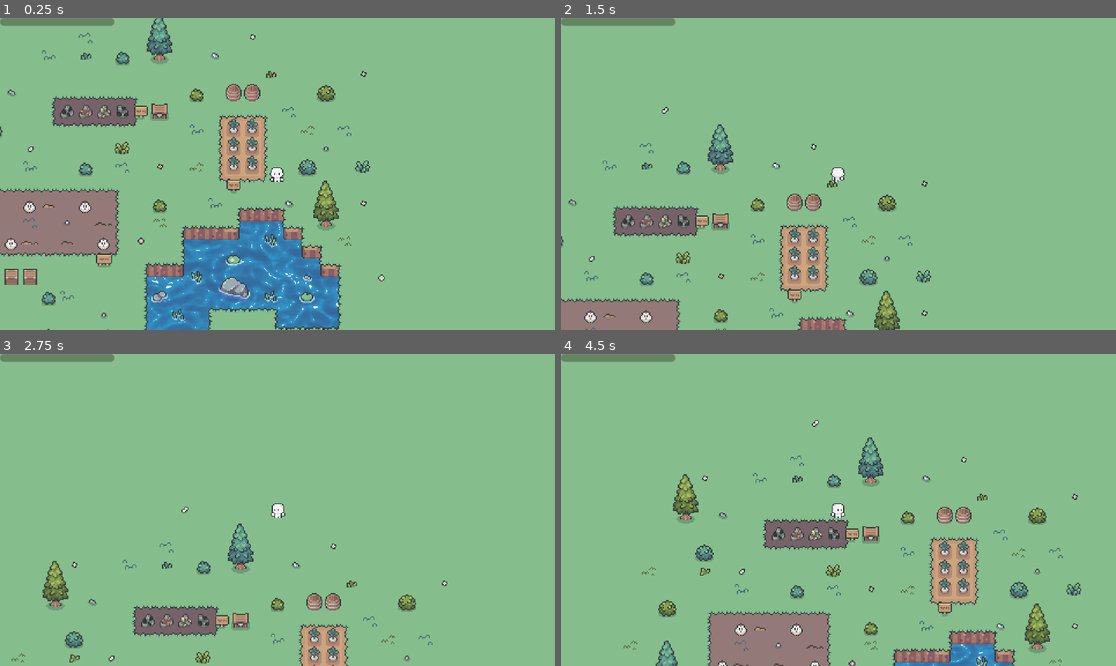
Above: before the commit, frames 1-4 (two rows, left to right).
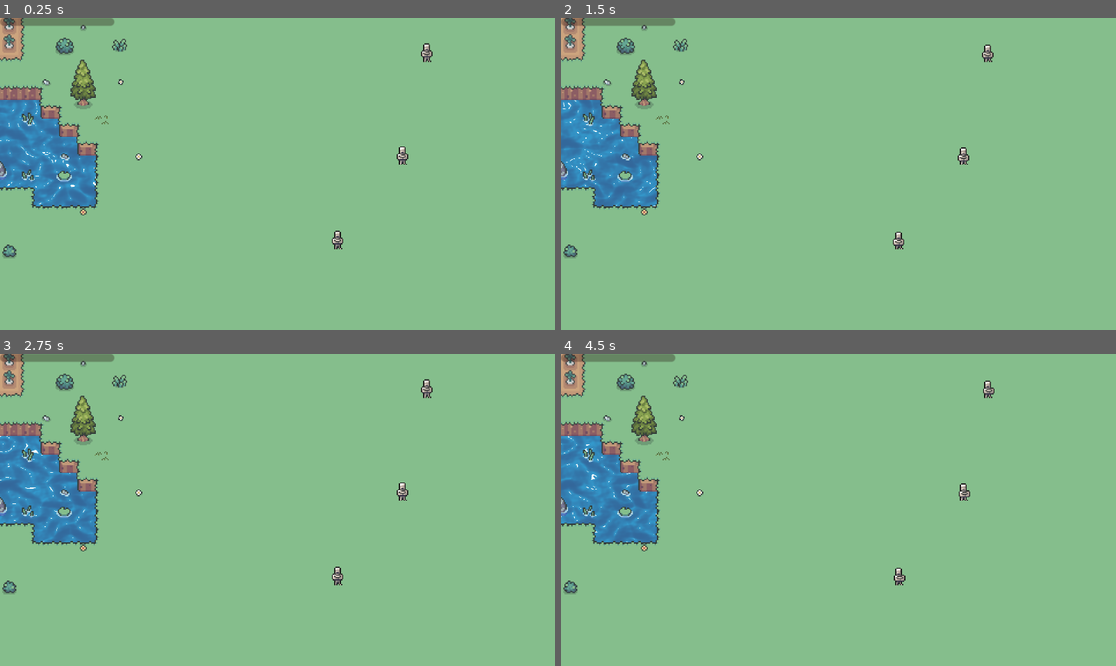
Above: after the commit, the same moments.

Repository: Lord-of-Madness/GameJam2024
Game: Godot game, scene res://Scenes/collision_test.tscn
The game is run twice, just before and just after one commit, with the same random seed, the same clock (stepped at 60 frames per second) and the same inputs. This scene is started directly instead of the project's main scene. The engine's default icon, where the game draws it, is replaced by a stand-in: a white triangle on a blue panel in a dark square.
Inputs:
- Up to frame 1 (0.25 s): no input
- Up to frame 2 (1.5 s): hold W (up) from 0.53 s (still down)
- Up to frame 3 (2.75 s): release W (up) at 2.03 s; hold A (left) from 2.03 s (still down)
- Up to frame 4 (4.5 s): release A (left) at 3.53 s; hold S (down) 3.53-4.28 s; hold D (right) from 4.28 s (still down)

The runs differ from the first frame. In frame 1, 27% of the frame differs, in the area x 0-78%, y 0-100%; in frame 2, 15%; in frame 3, 12%; in frame 4, 19%.
Error after the commit: Invalid access to property or key 'death_signal' on a base object of type 'null instance'. (res://Scripts/enemy.gd:25)

Commit message:
Removing player from Global

Diff:
--- a/Characters/Base_character.tscn
+++ b/Characters/Base_character.tscn
@@ -1,10 +1,11 @@
-[gd_scene load_steps=63 format=3 uid="uid://bwbscfbgtifl4"]
+[gd_scene load_steps=64 format=3 uid="uid://bwbscfbgtifl4"]
 
 [ext_resource type="Script" path="res://Scripts/character_movement.gd" id="1_7lcwf"]
-[ext_resource type="Texture2D" uid="uid://3qc3tnhmxqpc" path="res://Art/Hana Caraka - Base Character [sample]/idle.png" id="1_insey"]
-[ext_resource type="Texture2D" uid="uid://bgst70k4q54ce" path="res://Art/Hana Caraka - Base Character [sample]/death.png" id="2_1fmrf"]
+[ext_resource type="Texture2D" uid="uid://cuv5uol8elak2" path="res://Art/Hana Caraka - Base Character [sample]/idle.png" id="1_insey"]
+[ext_resource type="Texture2D" uid="uid://dpubh0ty6cewp" path="res://Art/Hana Caraka - Base Character [sample]/death.png" id="2_1fmrf"]
 [ext_resource type="Script" path="res://Characters/ConversionRing.gd" id="3_1pu7u"]
-[ext_resource type="Texture2D" uid="uid://cpkq1svxe2h1y" path="res://Art/Hana Caraka - Base Character [sample]/walk.png" id="3_63v58"]
+[ext_resource type="Texture2D" uid="uid://ddhse5ipp4xcx" path="res://Art/Hana Caraka - Base Character [sample]/walk.png" id="3_63v58"]
+[ext_resource type="Texture2D" uid="uid://hbhboooj7ujp" path="res://Art/simple_symbols_2.png" id="6_2uogp"]
 
 [sub_resource type="AtlasTexture" id="AtlasTexture_1sl8i"]
 atlas = ExtResource("2_1fmrf")
@@ -461,5 +462,15 @@
 [node name="Timer" type="Timer" parent="."]
 one_shot = true
 
+[node name="ArrowBase" type="Node2D" parent="."]
+
+[node name="Sprite2D" type="Sprite2D" parent="ArrowBase"]
+modulate = Color(0.301961, 0.301961, 0.301961, 0.278431)
+position = Vector2(-1, 21)
+scale = Vector2(0.3125, 1.75)
+texture = ExtResource("6_2uogp")
+region_enabled = true
+region_rect = Rect2(0, 0, 16, 16)
+
 [connection signal="animation_finished" from="AnimatedSprite2D" to="." method="_on_animated_sprite_2d_animation_finished"]
 [connection signal="body_entered" from="ConversionRing" to="ConversionRing" method="_on_body_entered"]
--- a/Scenes/Health_bar.gd
+++ b/Scenes/Health_bar.gd
@@ -2,10 +2,10 @@
 
 
 func _ready() -> void:
-	BaseCharacter.health_change.connect(change_hp)
-	max_value = BaseCharacter.MaxHP
-	value = BaseCharacter.Health
+	%BaseCharacter.health_change.connect(change_hp)
+	max_value = %BaseCharacter.MaxHP
+	value = %BaseCharacter.Health
 
 
 func change_hp():
-	value = BaseCharacter.Health
+	value = %BaseCharacter.Health
--- a/Scenes/main_game.gd
+++ b/Scenes/main_game.gd
@@ -9,8 +9,8 @@
 # Called when the node enters the scene tree for the first time.
 func _ready() -> void:
 	Progress = get_node("CanvasLayer/Control/ProgressBar")
-	BaseCharacter.position = $SpawnPoint.position
-	BaseCharacter.death_signal.connect(revive_player)
+	%BaseCharacter.position = $SpawnPoint.position
+	%BaseCharacter.death_signal.connect(revive_player)
 	Progress.offset_top = -37
 	Progress.offset_bottom = -37
 	time.wait_time = daylenght
@@ -19,7 +19,7 @@
 
 
 func revive_player():
-	BaseCharacter.position = $SpawnPoint.position
+	%BaseCharacter.position = $SpawnPoint.position
 
 # Called every frame. 'delta' is the elapsed time since the previous frame.
 func _process(delta: float) -> void:
--- a/Scenes/main_game.tscn
+++ b/Scenes/main_game.tscn
@@ -8,6 +8,7 @@
 [ext_resource type="Shader" path="res://Scenes/Glitch.gdshader" id="5_wt5iu"]
 [ext_resource type="LabelSettings" uid="uid://bbm407nhinbqg" path="res://Scenes/LabelData/Pretty_Label.tres" id="6_wvree"]
 [ext_resource type="LabelSettings" uid="uid://bv2est1hx2aj2" path="res://Scenes/LabelData/Bloody_Label.tres" id="8_x2o6i"]
+[ext_resource type="PackedScene" uid="uid://bwbscfbgtifl4" path="res://Characters/Base_character.tscn" id="9_kdaui"]
 
 [sub_resource type="StyleBoxFlat" id="StyleBoxFlat_dvggy"]
 bg_color = Color(1, 0, 0, 1)
@@ -117,3 +118,7 @@
 position = Vector2(-86.979, 28.4822)
 
 [node name="Timer" type="Timer" parent="."]
+
+[node name="BaseCharacter" parent="." instance=ExtResource("9_kdaui")]
+unique_name_in_owner = true
+position = Vector2(-322, 99)
--- a/Scripts/character_movement.gd
+++ b/Scripts/character_movement.gd
@@ -10,6 +10,10 @@
 var is_alive:bool = true
 var face:facing = facing.NONE
 
+var mouse_mode = true
+
+@onready var arrowbase:Node2D = $ArrowBase
+
 signal health_change
 signal death_signal
 
@@ -18,6 +22,9 @@
 func _ready() -> void:
 	Health = MaxHP
 
+
+#func _unhandled_input(event: InputEvent) -> void:
+	#if(event.is_action_pressed())
 
 func _physics_process(delta: float) -> void:
 	if is_alive:
@@ -36,15 +43,10 @@
 		else:
 			input_handling()
 
-		# Update velocity
-		var xVelocity = cos(angle) * actual_speed
-		var yVelocity = sin(angle) * actual_speed
-
-		velocity = Vector2(xVelocity, yVelocity)
+		velocity = Vector2(cos(angle), sin(angle))* actual_speed
 
 		# Move and Slide function uses velocity of character body to move character on map
 		move_and_slide()
-
 func input_handling():
 	if Input.get_action_strength("right"):
 		player_sprite.play("Walk")
--- a/Scripts/enemy.gd
+++ b/Scripts/enemy.gd
@@ -22,7 +22,7 @@
 func _ready() -> void:
 	animPlayer = get_node("Sprite2D/AnimationPlayer")
 	animPlayer.play("Idle")
-	BaseCharacter.death_signal.connect(func():Active = false)
+	%BaseCharacter.death_signal.connect(func():Active = false)
 
 
 
@@ -34,19 +34,19 @@
 			canAttack = true
 
 	else:
-		if(BaseCharacter.position.distance_to(position)<AttackRange*16):
+		if(%BaseCharacter.position.distance_to(position)<AttackRange*16):
 			attack()
-			BaseCharacter.take_damage(damage)
+			%BaseCharacter.take_damage(damage)
 
 
 func _physics_process(delta: float) -> void:
 	if not Active: return
-	var target = BaseCharacter.position
+	var target = %BaseCharacter.position
 	velocity = position.direction_to(target)*SPEED
 	move_and_slide()
 
 func get_direction():
-	var dir = BaseCharacter.position.direction_to(position)
+	var dir = %BaseCharacter.position.direction_to(position)
 	if dir.x>0:
 		if dir.x>abs(dir.y):
 			return Vector2.RIGHT
@@ -61,7 +61,7 @@
 
 func attack():
 	var tween = create_tween()
-	tween.tween_property(self,"position",position + BaseCharacter.position.direction_to(position)*10,0.2)
+	tween.tween_property(self,"position",position + %BaseCharacter.position.direction_to(position)*10,0.2)
 	$Attack.attack_anim(get_direction())
 	canAttack = false
 	Cooldown = 1/AttackSpeed
--- a/project.godot
+++ b/project.godot
@@ -14,10 +14,6 @@
 run/main_scene="res://Scenes/main_game.tscn"
 config/features=PackedStringArray("4.3", "Forward Plus")
 config/icon="res://icon.svg"
-
-[autoload]
-
-BaseCharacter="*res://Characters/Base_character.tscn"
 
 [display]
 
Not shown: 1 places in Scenes/AttackAnim.tscn that only renumber resources
Not shown: 1 places in Scenes/enemy.tscn that only renumber resources
Not shown: 1 places in Scenes/main_game.tscn that only renumber resources
